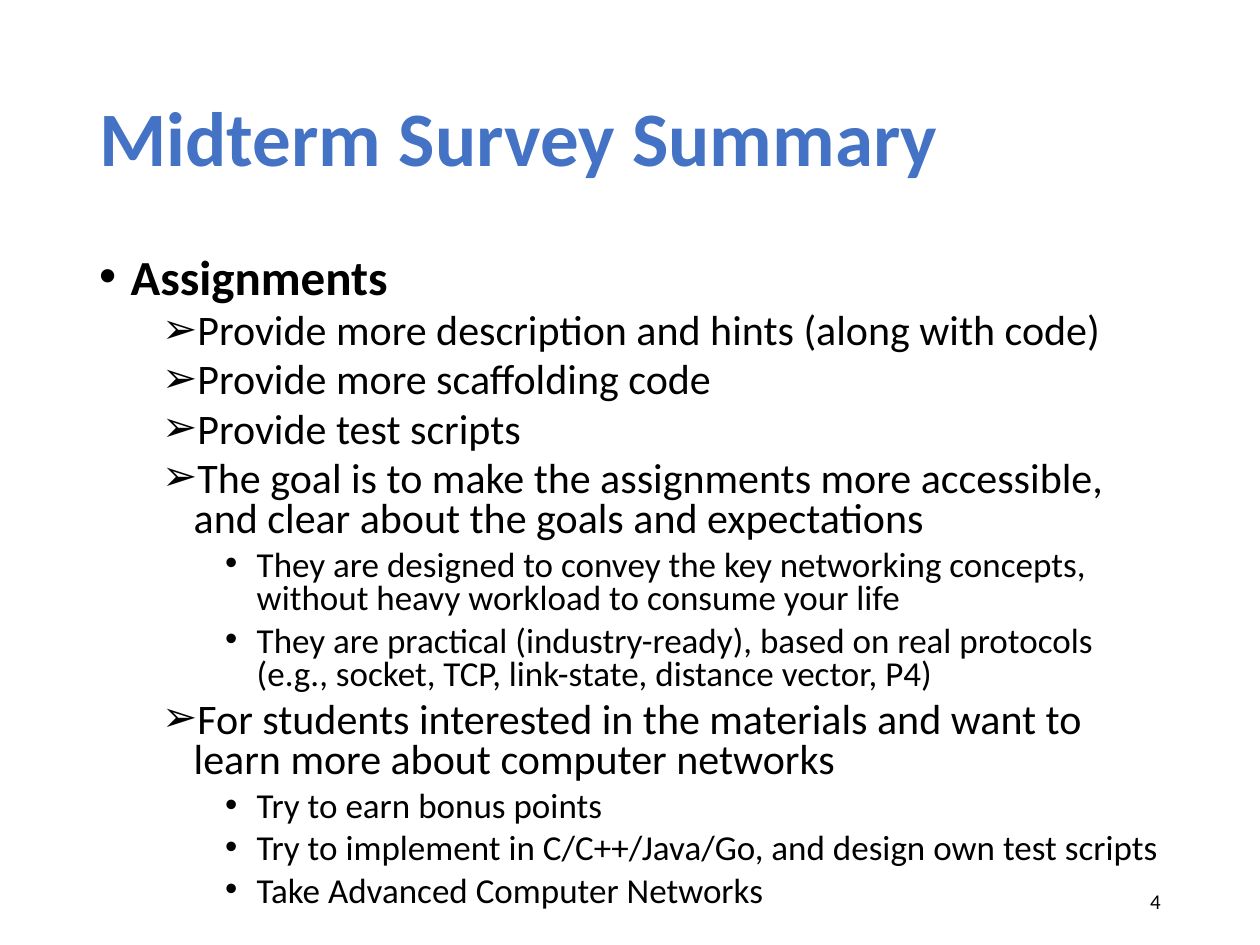
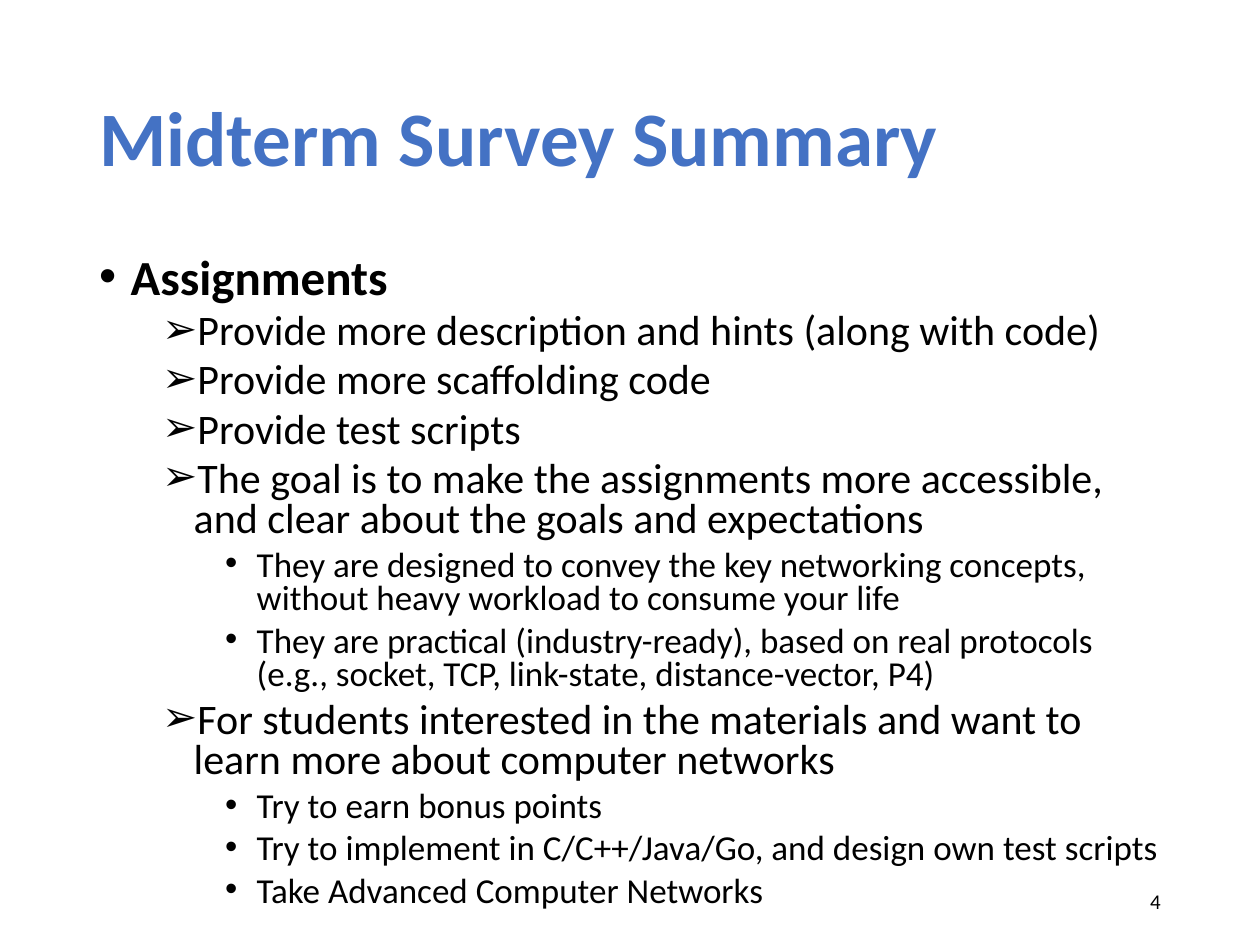
Before and after one commit to xinjin/course-net, a slide deck: slide 4 of slides/lec14_interdomain.pptx. Drawn at 1260x945 pixels with LibreOffice and Linux fonts; fonts in the diff are those of the drawing. Boxes give left, top, right and bottom in pixels: in the first picture for what was removed or moved away, otherwise in the second. Text is boxed around its words. In the diff, an @@ line names an element or a change of style, - is before the commit and + after.

Commit message:
update

```diff
--- a/slides/lec14_interdomain.pptx
+++ b/slides/lec14_interdomain.pptx
@@ text at <box>257,627,1092,692</box>: text changed @@
-    • They are practical (industry-ready), based on real protocols (e.g., socket, TCP, link-state, distance vector, P4)
+    • They are practical (industry-ready), based on real protocols (e.g., socket, TCP, link-state, distance-vector, P4)
```
Also in this commit, not shown: 1 other slide changed, 1 slide added.
